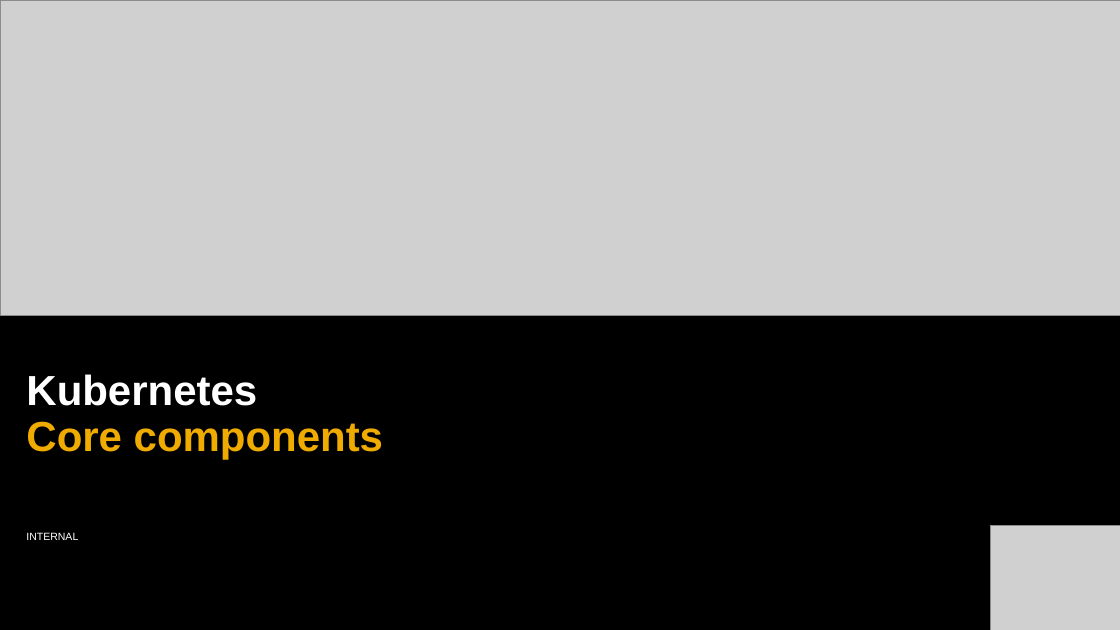
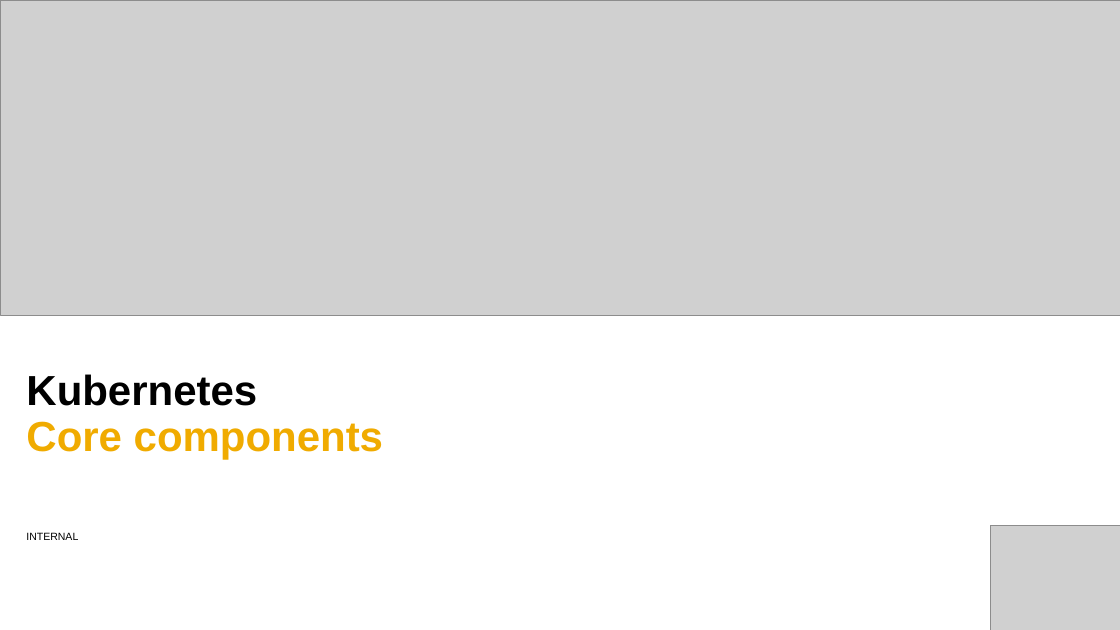
Before and after one commit to cuijiyao01/docker-k8s-training, a slide deck: slide 1 of kubernetes/01_k8s_core_components.pptx. Drawn at 1120x630 pixels with LibreOffice and Linux fonts; fonts in the diff are those of the drawing; grey boxes stand for pictures; background and template pictures are left out. Boxes give left, top, right and bottom in pixels: in the first picture for what was removed or moved away, otherwise in the second. Text is boxed around its words. In the diff, an @@ line names an element or a change of style, - is before the commit and + after.

Commit message:
switch to white background

```diff
--- a/kubernetes/01_k8s_core_components.pptx
+++ b/kubernetes/01_k8s_core_components.pptx
@@ background #000000 to #FFFFFF @@
@@ text "Kubernetes Core components" at (26, 374, 383, 459): text colour #FFFFFF to #000000 in "Kubernetes" @@
@@ text "INTERNAL" at (26, 532, 78, 540): text colour #FFFFFF to #000000 @@
```
Also in this commit, not shown: 19 other slides changed, 1 slide added, 1 slide removed.
